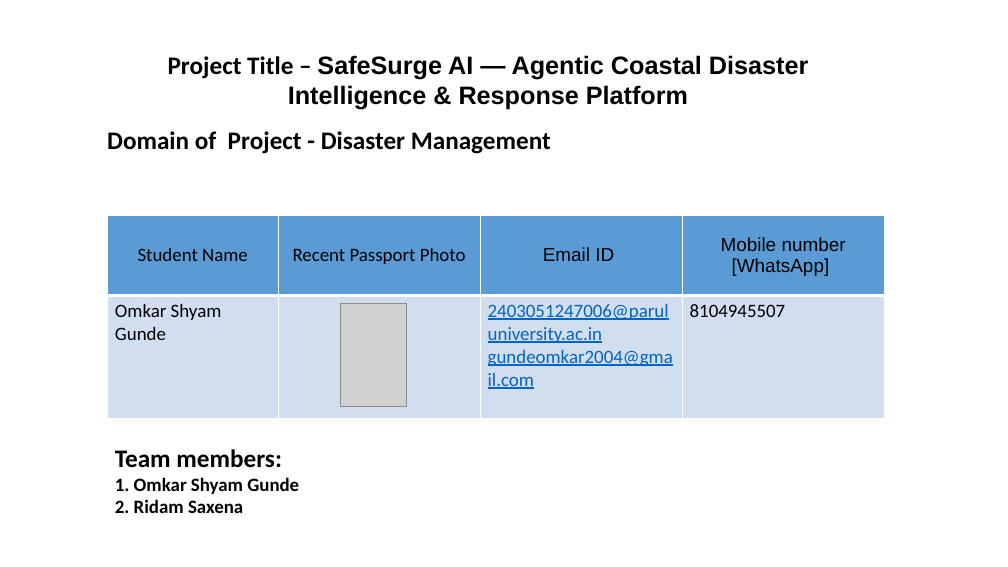
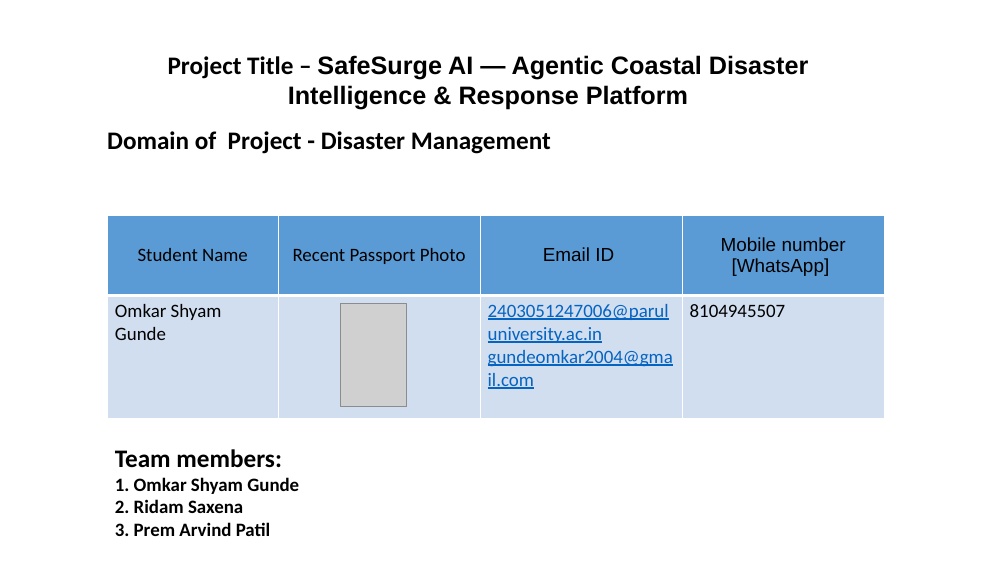
Before and after one commit to OmkarGunde/SafeSurge-AI, a slide deck: slide 2 of SafeSurge_AI_Project_Submission.pptx. Drawn at 1008x567 pixels with LibreOffice and Linux fonts; fonts in the diff are those of the drawing; grey boxes stand for pictures. Boxes give left, top, right and bottom in pixels: in the first picture for what was removed or moved away, otherwise in the second. Text is boxed around its words. In the diff, an @@ line names an element or a change of style, - is before the commit and + after.

Commit message:
updated project submission ppt

```diff
--- a/SafeSurge_AI_Project_Submission.pptx
+++ b/SafeSurge_AI_Project_Submission.pptx
@@ text at (x1=115, y1=522, x2=271, y2=536): paragraph added @@
+3. Prem Arvind Patil
```
